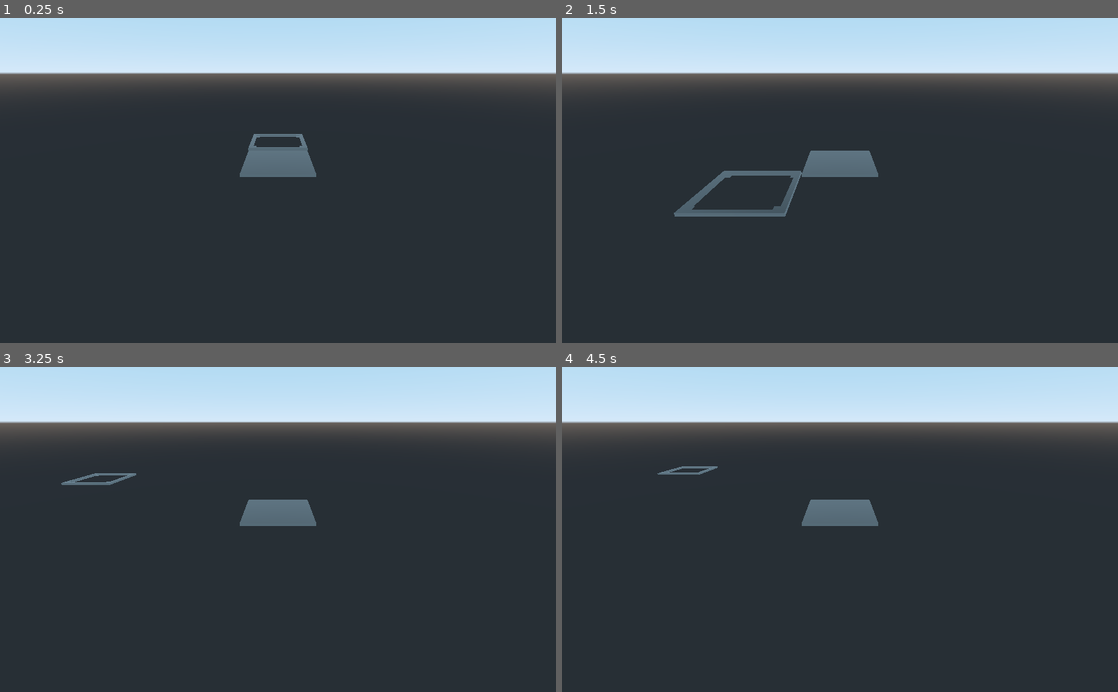
Above: before the commit, frames 1-4 (two rows, left to right).
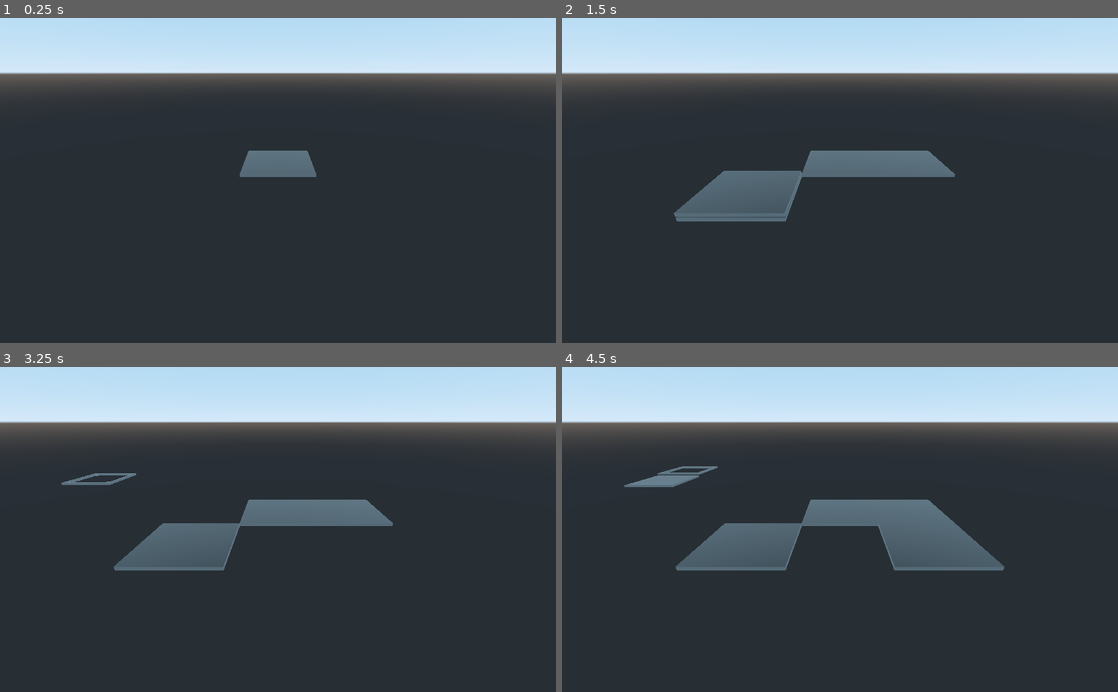
Above: after the commit, the same moments.

Repository: newnoiseworks/TowerStory
Game: Godot game, scene res://Scenes/Prototype.tscn
Same seed, same stepped clock (60 frames per second), same inputs: the game is played once before the commit and once after it.
Inputs (mouse positions are in pixels of both pictures, inside the frame that each line leads up to):
- Up to frame 1 (0.25 s): no input
- Up to frame 2 (1.5 s): tap Enter (ui_accept) at 0.5 s; move the mouse to (962, 164) at 0.52 s; hold Enter (ui_accept) 0.53-1.25 s; click (962, 164) at 0.67 s; drag from (728, 196) to (812, 245) at 1.27 s
- Up to frame 3 (3.25 s): tap Enter (ui_accept) at 2 s; move the mouse to (333, 458) at 2.02 s; hold Enter (ui_accept) 2.03-2.75 s; tap Ctrl at 2.1 s; click (333, 458) at 2.17 s; drag from (250, 594) to (111, 480) at 2.77 s
- Up to frame 4 (4.5 s): tap Enter (ui_accept) at 3.5 s; move the mouse to (1006, 578) at 3.52 s; hold Enter (ui_accept) 3.53-4.25 s; click (1006, 578) at 3.67 s; drag from (673, 480) to (756, 448) at 4.27 s

The runs differ from the first frame. In frame 1, 0.2% of the frame differs, in the area x 44-56%, y 35-41%; in frame 2, 2.8%; in frame 3, 3.5%; in frame 4, 6.2%, in the area x 11-80%, y 33-63%.

Commit message:
uses tower data object to draw floor

Diff:
--- a/Scenes/Prototype.gd
+++ b/Scenes/Prototype.gd
@@ -1,37 +1,65 @@
 extends Spatial
 
 var tower_data = [ # top level tower
-	[ # first indent level first story -- towers should always be ascending, no floating floors
-		{
-			22: { # first story x (tile)
-				33: { # first story y (tile)
-					"type": "floor"
-				}
+	{ # first indent level first story -- towers should always be ascending, no floating floors
+		0: { # first story x (tile)
+			0: { # first story z (tile)
+				"type": "floor"
 			}
 		}
-	]
+	}
 ]
 
-var mouse_select: Spatial
+onready var mouse_select: Spatial = find_node("mouse_select")
+onready var floor_piece_packed = preload("res://Scenes/bottomFloorPiece.tscn")
 
 
 func _ready():
-	mouse_select = find_node("mouse_select")
-	pass # Replace with function body.
+	for x in tower_data[0]: # NOTE: 0 should later be controlled by the scene, this should a "floor" scene
+		for z in tower_data[0][x]:
+			_add_floor_piece_at(global_transform.origin + Vector3(x, 0, z), true)
 
 
 func _on_floor_input_event(_camera, event, position, _normal, _shape_idx):
-	if event is InputEventMouseMotion:
-		var mouse_position = position
-		mouse_position.y = mouse_select.global_transform.origin.y
+	if event is InputEventMouseMotion or InputEventMouseButton:
+		if event is InputEventMouseMotion:
+			var mouse_position = position
+			mouse_position.y = mouse_select.global_transform.origin.y
 
-		var adjustment = mouse_position - mouse_select.global_transform.origin
+			var adjustment = mouse_position - mouse_select.global_transform.origin
 
-		adjustment.x = _closest_multiple_of_two(int(adjustment.x))
-		adjustment.z = _closest_multiple_of_two(int(adjustment.z))
+			adjustment.x = _closest_multiple_of_two(int(adjustment.x))
+			adjustment.z = _closest_multiple_of_two(int(adjustment.z))
 
-		if adjustment != Vector3.ZERO:
-			mouse_select.translate_object_local(adjustment)
+			if adjustment != Vector3.ZERO:
+				mouse_select.translate_object_local(adjustment)
+
+		elif event is InputEventMouseButton and Input.is_action_pressed("ui_accept"):
+			var global_target = mouse_select.global_transform.origin
+
+			global_target.y = 0
+
+			_add_floor_piece_at(global_target)
+
+
+func _add_floor_piece_at(global_target: Vector3, startup: bool = false):
+	var target = global_transform.origin + global_target
+
+	var x = int(target.x)
+	var z = int(target.z)
+
+	if !startup and tower_data[0].has(x) and tower_data[0][x].has(z):
+		return;
+
+	if !tower_data[0].has(x): tower_data[0][x] = {}
+
+	tower_data[0][x][z] = { "type": "floor" }
+
+	var floor_piece = floor_piece_packed.instance()
+
+	add_child(floor_piece)
+
+	floor_piece.global_transform.origin = target
 
 
 func _closest_multiple_of_two(x: int):
--- a/Scenes/Prototype.tscn
+++ b/Scenes/Prototype.tscn
@@ -1,8 +1,7 @@
-[gd_scene load_steps=6 format=2]
+[gd_scene load_steps=5 format=2]
 
 [ext_resource path="res://Scenes/CameraGimbal.gd" type="Script" id=1]
 [ext_resource path="res://Scenes/Prototype.gd" type="Script" id=2]
-[ext_resource path="res://Scenes/bottomFloorPiece.tscn" type="PackedScene" id=3]
 [ext_resource path="res://FromBlender/mouseSelect.glb" type="PackedScene" id=4]
 
 [sub_resource type="BoxShape" id=1]
@@ -33,10 +32,8 @@
 light_specular = 1.7
 light_bake_mode = 2
 
-[node name="bottom_floor_piece" parent="." instance=ExtResource( 3 )]
-
 [node name="mouse_select" parent="." instance=ExtResource( 4 )]
-transform = Transform( 1, 0, 0, 0, 1, 0, 0, 0, 1, 0, 0.1, -2 )
+transform = Transform( 1, 0, 0, 0, 1, 0, 0, 0, 1, -20000, 0.1, -2 )
 
 [node name="floor" type="Area" parent="."]
 transform = Transform( 8, 0, 0, 0, 0.1, 0, 0, 0, 8, 0, 0, 0 )
--- a/project.godot
+++ b/project.godot
@@ -36,6 +36,15 @@
 
 [input]
 
+ui_accept={
+"deadzone": 0.5,
+"events": [ Object(InputEventKey,"resource_local_to_scene":false,"resource_name":"","device":0,"alt":false,"shift":false,"control":false,"meta":false,"command":false,"pressed":false,"scancode":16777221,"physical_scancode":0,"unicode":0,"echo":false,"script":null)
+, Object(InputEventKey,"resource_local_to_scene":false,"resource_name":"","device":0,"alt":false,"shift":false,"control":false,"meta":false,"command":false,"pressed":false,"scancode":16777222,"physical_scancode":0,"unicode":0,"echo":false,"script":null)
+, Object(InputEventKey,"resource_local_to_scene":false,"resource_name":"","device":0,"alt":false,"shift":false,"control":false,"meta":false,"command":false,"pressed":false,"scancode":32,"physical_scancode":0,"unicode":0,"echo":false,"script":null)
+, Object(InputEventJoypadButton,"resource_local_to_scene":false,"resource_name":"","device":0,"button_index":0,"pressure":0.0,"pressed":false,"script":null)
+, Object(InputEventMouseButton,"resource_local_to_scene":false,"resource_name":"","device":0,"alt":false,"shift":false,"control":false,"meta":false,"command":false,"button_mask":0,"position":Vector2( 0, 0 ),"global_position":Vector2( 0, 0 ),"factor":1.0,"button_index":1,"pressed":false,"doubleclick":false,"script":null)
+ ]
+}
 ui_scroll_up={
 "deadzone": 0.5,
 "events": [ Object(InputEventMouseButton,"resource_local_to_scene":false,"resource_name":"","device":0,"alt":false,"shi …(212 unchanged characters)…
